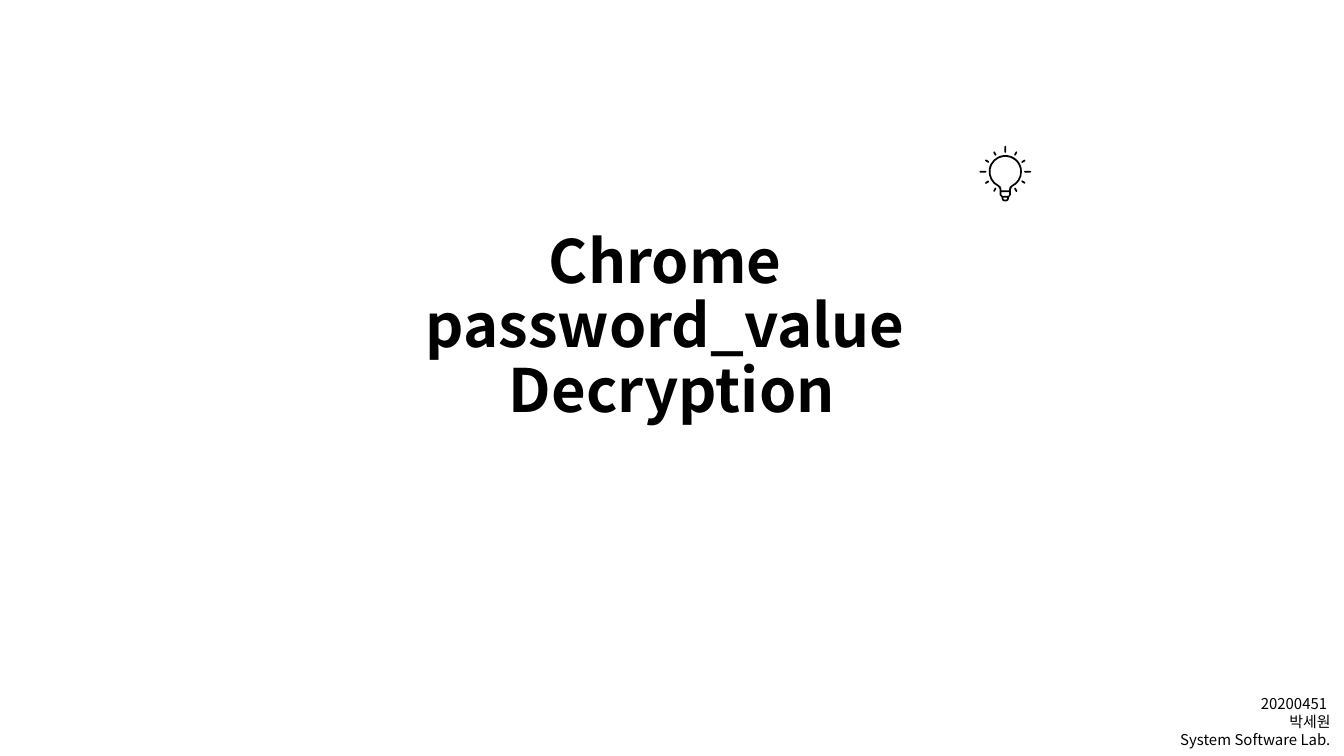
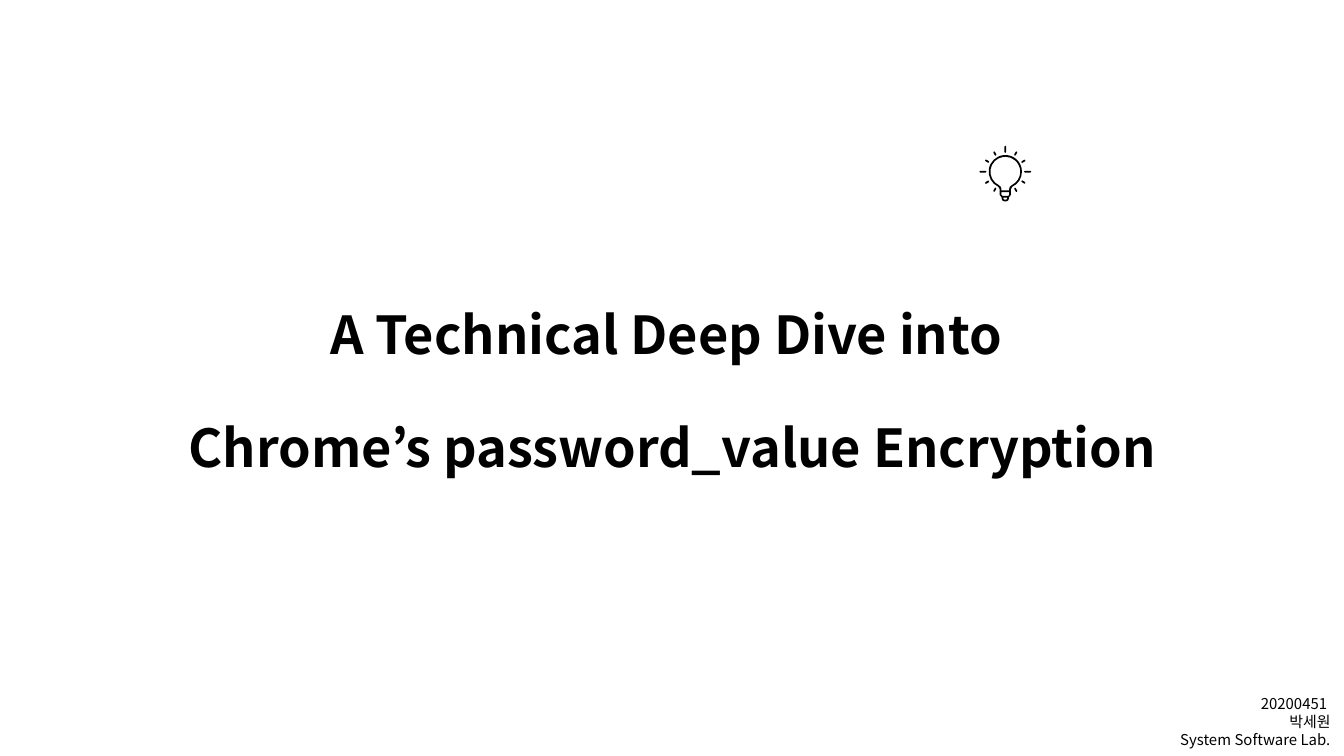
Before and after one commit to sewonpark-sec/SSL-Seminar, a slide deck: slide 1 of 15_Chrome_PW_Decryption.pptx. Drawn at 1344x756 pixels with LibreOffice and Linux fonts; fonts in the diff are those of the drawing. Boxes give left, top, right and bottom in pixels: in the first picture for what was removed or moved away, otherwise in the second. Text is boxed around its words. In the diff, an @@ line names an element or a change of style, - is before the commit and + after.

Commit message:
upload: Chrome PW Decryption

```diff
--- a/15_Chrome_PW_Decryption.pptx
+++ b/15_Chrome_PW_Decryption.pptx
@@ title at [189, 311, 1156, 479]: text changed; size 32 to 28 pt @@
-Chrome
-password_value
-Decryption
+A Technical Deep Dive into
+Chrome’s password_value Encryption
```
Also in this commit, not shown: 2 other slides changed, 20 slides added, 9 slides removed.
